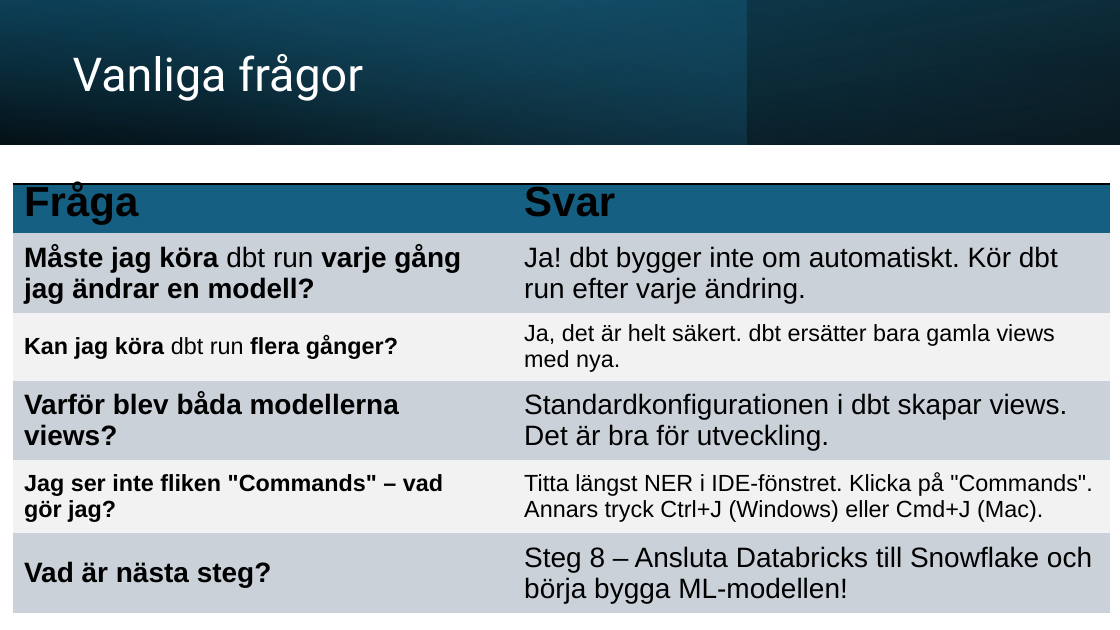
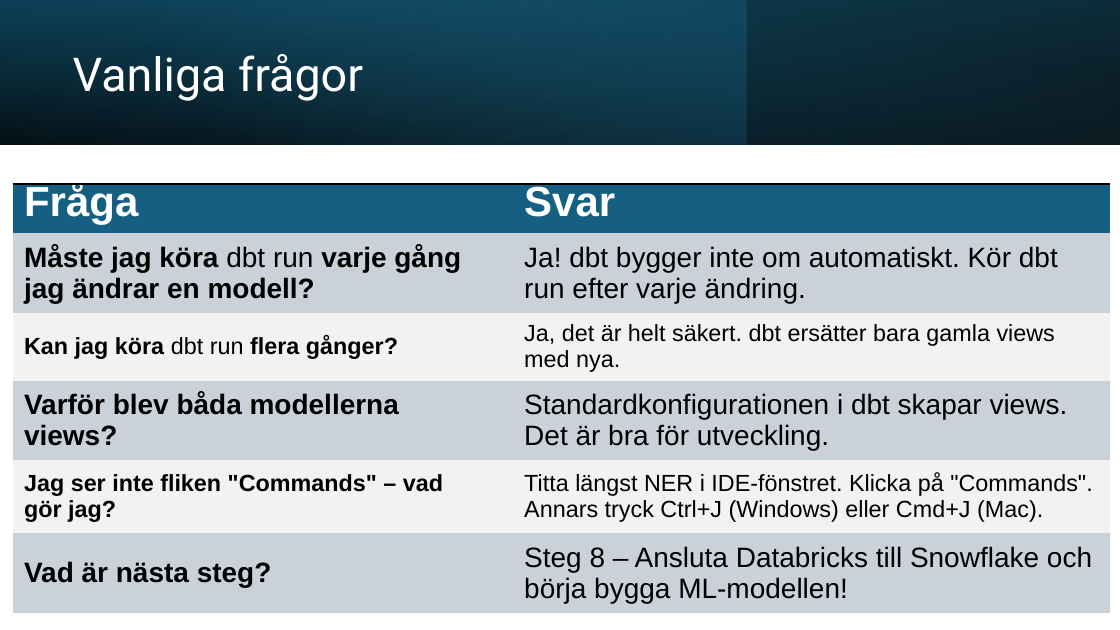
Before and after one commit to Ars1222022/insider-threat-detection, a slide deck: slide 71 of docs/Insider Threat Detection.pptx (slide 70 before the commit). Drawn at 1120x630 pixels with LibreOffice and Linux fonts; fonts in the diff are those of the drawing. Boxes give left, top, right and bottom in pixels: in the first picture for what was removed or moved away, otherwise in the second. Text is boxed around its words. In the diff, an @@ line names an element or a change of style, - is before the commit and + after.

```diff
--- a/docs/Insider Threat Detection.pptx
+++ b/docs/Insider Threat Detection.pptx
@@ table at box(13, 184, 1110, 628) @@
@@ text colour #000000 to #FFFFFF in "Fråga", "Svar" @@
```
Also in this commit, not shown: 71 other slides changed, 1 slide added, 1 other file.
